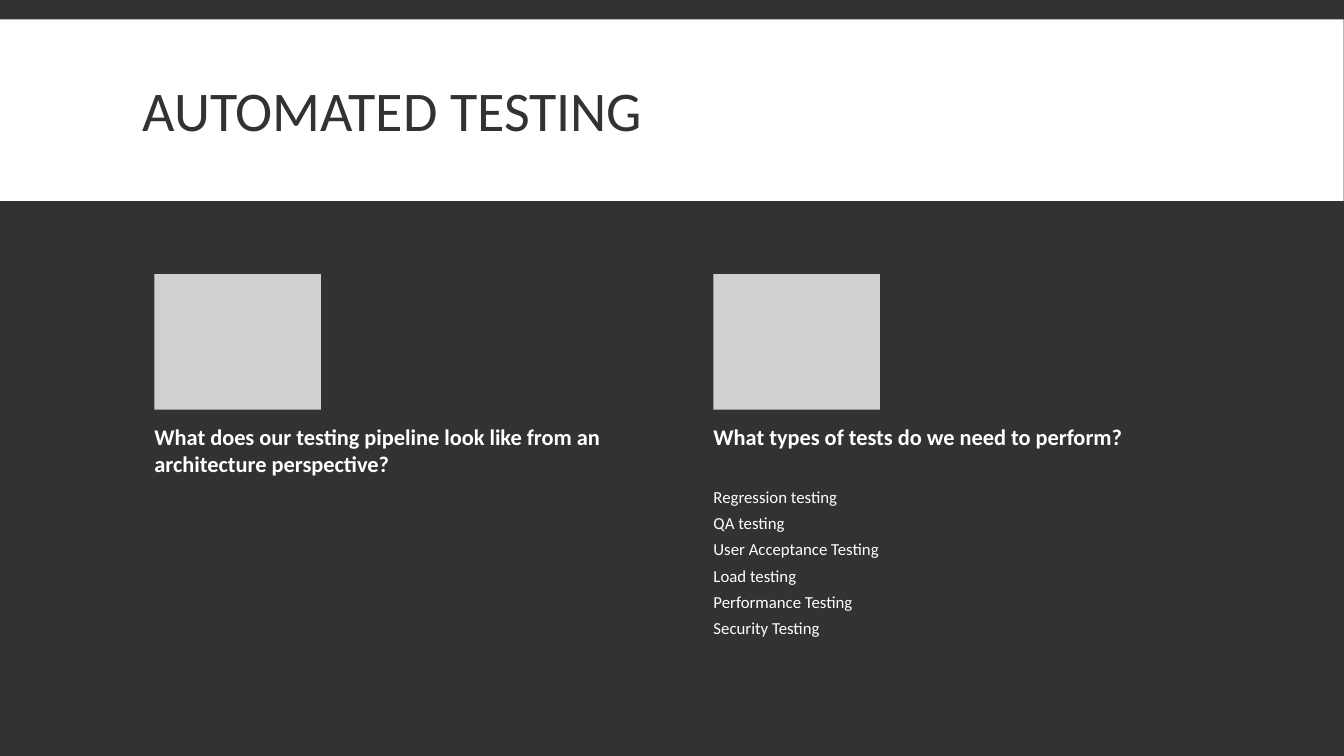
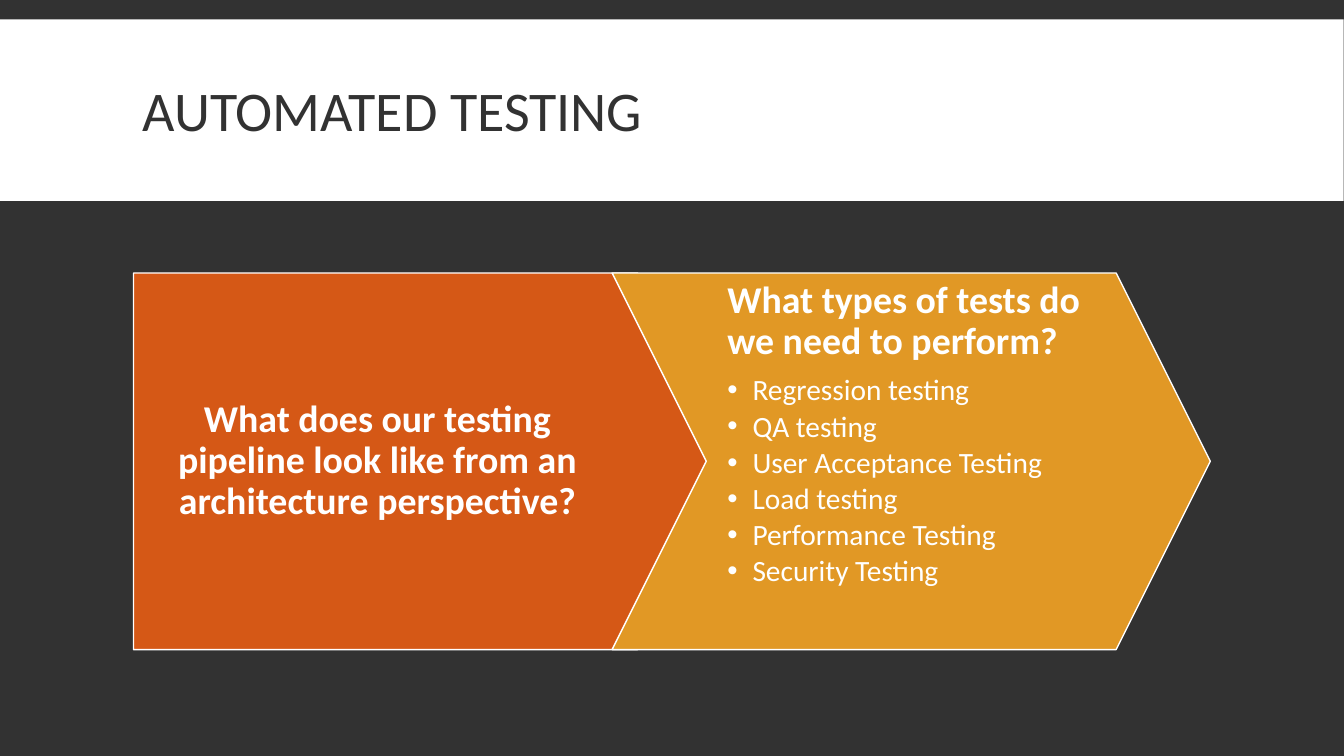
Before and after one commit to hexa-decim8/ISBPM, a slide deck: slide 36 of Class_Materials/Week_4/Day_2_Github_Day_2_WIP/ISBPM Github Day 2.pptx. Drawn at 1344x756 pixels with LibreOffice and Linux fonts; fonts in the diff are those of the drawing; grey boxes stand for pictures. Boxes give left, top, right and bottom in pixels: in the first picture for what was removed or moved away, otherwise in the second. Text is boxed around its words. In the diff, an @@ line names an element or a change of style, - is before the commit and + after.

```diff
--- a/Class_Materials/Week_4/Day_2_Github_Day_2_WIP/ISBPM Github Day 2.pptx
+++ b/Class_Materials/Week_4/Day_2_Github_Day_2_WIP/ISBPM Github Day 2.pptx
@@ text "What does our testing pipeline ..." moved from (x1=154, y1=429, x2=600, y2=476) to (x1=178, y1=405, x2=577, y2=520) @@
@@ text "What does our testing pipeline ..." at (x1=178, y1=405, x2=577, y2=520): size 16 to 27 pt; alignment left to centre; line spacing 1 to 0.9; more space between paragraphs; vertical alignment top to middle @@
@@ pentagon arrow added at (x1=133, y1=273, x2=731, y2=650), fill #D55816, outline #FFFFFF 1 pt @@
@@ picture removed at (x1=154, y1=274, x2=321, y2=409) @@
@@ chevron added at (x1=612, y1=273, x2=1210, y2=650), fill #E19825, outline #FFFFFF 1 pt @@
@@ text "What types of tests do ..." moved from (x1=713, y1=491, x2=878, y2=637) to (x1=727, y1=286, x2=1080, y2=586) @@
@@ picture removed at (x1=714, y1=274, x2=880, y2=409) @@
@@ text at (x1=727, y1=286, x2=1080, y2=360): paragraph added @@
+What types of tests do we need to perform?
@@ text at (x1=753, y1=379, x2=1042, y2=586): size 12 to 21 pt in "Regression testing", "QA testing", "User Acceptance Testing", "Load testing" and 2 more places; bullet none to •; list level 1 to 2 in "Regression testing"; line spacing 1 to 0.9; list level 1 to 2 in "QA testing"; list level 1 to 2 in "User Acceptance Testing"; list level 1 to 2 in "Load testing"; list level 1 to 2 in "Performance Testing"; list level 1 to 2 in "Security Testing" @@
@@ text removed at (x1=713, y1=429, x2=1122, y2=449) @@
-What types of tests do we need to perform?
```
Also in this commit, not shown: 32 other slides changed, 1 slide added, 2 slides removed, 1 other file.
